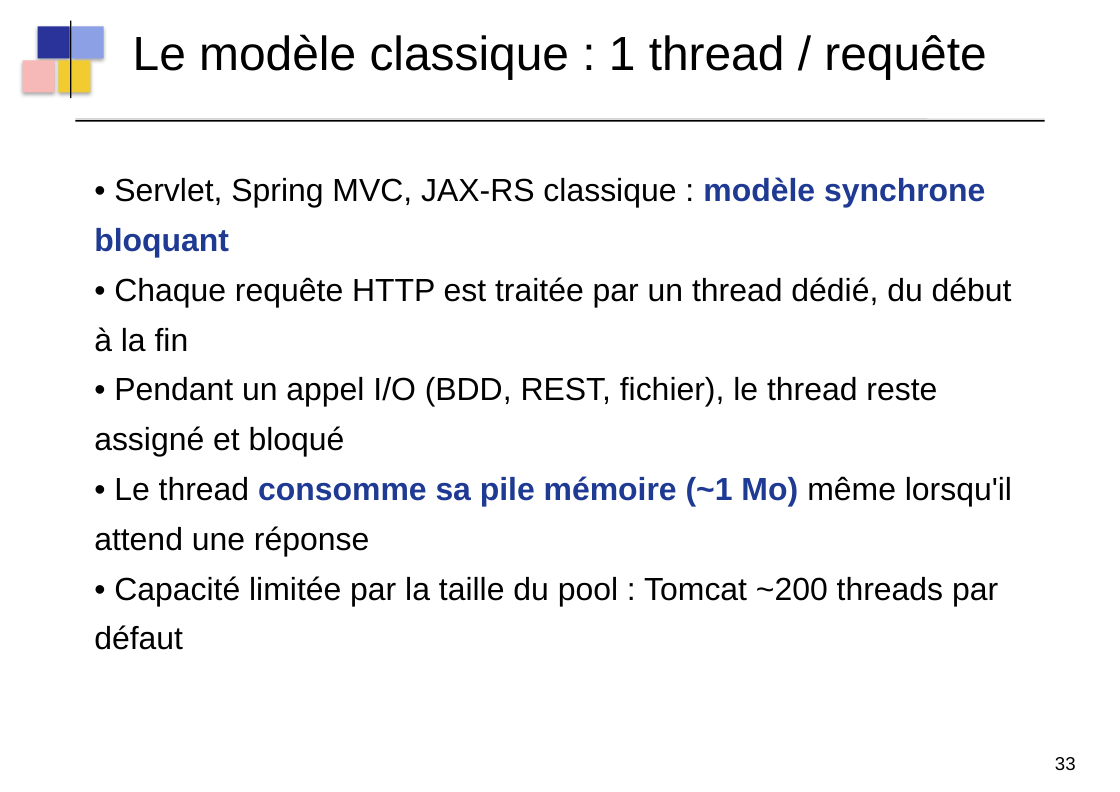
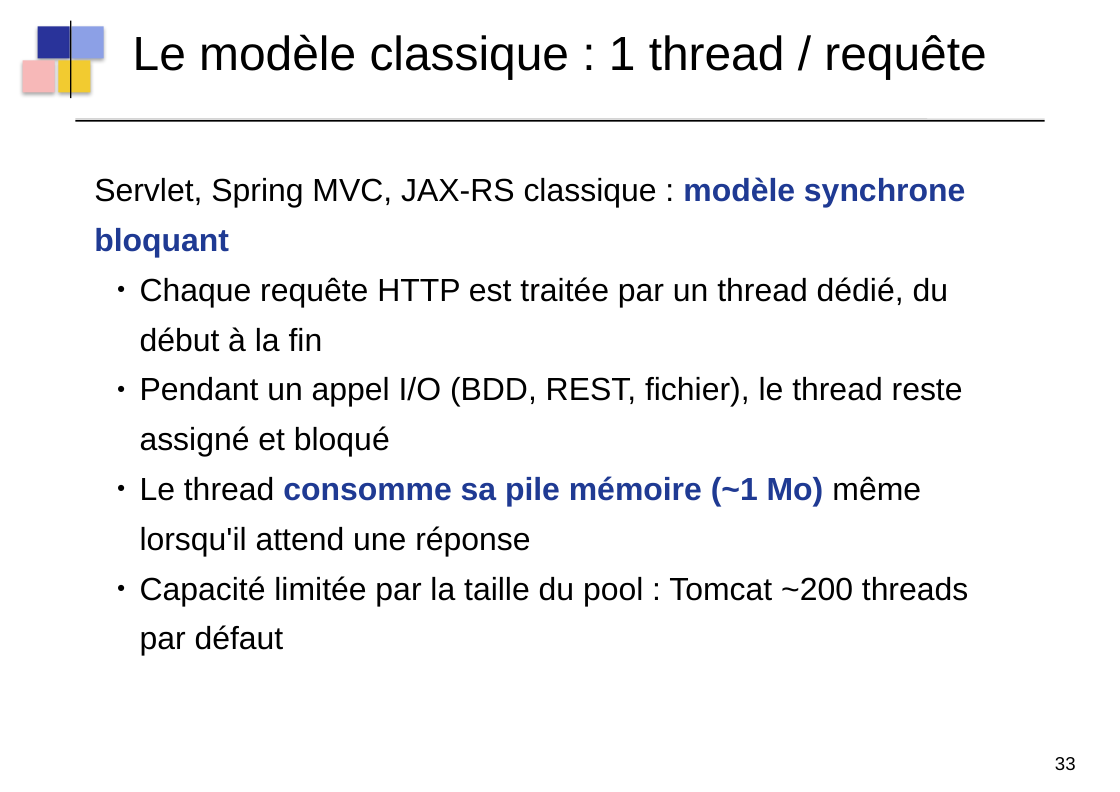
Before and after one commit to dthibau/quarkus-reactive, a slide deck: slide 55 of QuarkusReatcive.odp. Drawn at 1120x792 pixels with LibreOffice and Linux fonts; fonts in the diff are those of the drawing. Boxes give left, top, right and bottom in pixels: in the first picture for what was removed or moved away, otherwise in the second. Text is boxed around its words. In the diff, an @@ line names an element or a change of style, - is before the commit and + after.

```diff
--- a/QuarkusReatcive.odp
+++ b/QuarkusReatcive.odp
@@ text at <box>94,177,968,656</box>: text changed @@
-• Servlet, Spring MVC, JAX-RS classique : modèle synchrone bloquant
-• Chaque requête HTTP est traitée par un thread dédié, du début à la fin
-• Pendant un appel I/O (BDD, REST, fichier), le thread reste assigné et bloqué
-• Le thread consomme sa pile mémoire (~1 Mo) même lorsqu'il attend une réponse
-• Capacité limitée par la taille du pool : Tomcat ~200 threads par défaut
+Servlet, Spring MVC, JAX-RS classique : modèle synchrone bloquant
+  ● Chaque requête HTTP est traitée par un thread dédié, du début à la fin
+  ● Pendant un appel I/O (BDD, REST, fichier), le thread reste assigné et bloqué
+  ● Le thread consomme sa pile mémoire (~1 Mo) même lorsqu'il attend une réponse
+  ● Capacité limitée par la taille du pool : Tomcat ~200 threads par défaut
```
Also in this commit, not shown: 27 other slides changed, 2 slides added, 7 other files.
